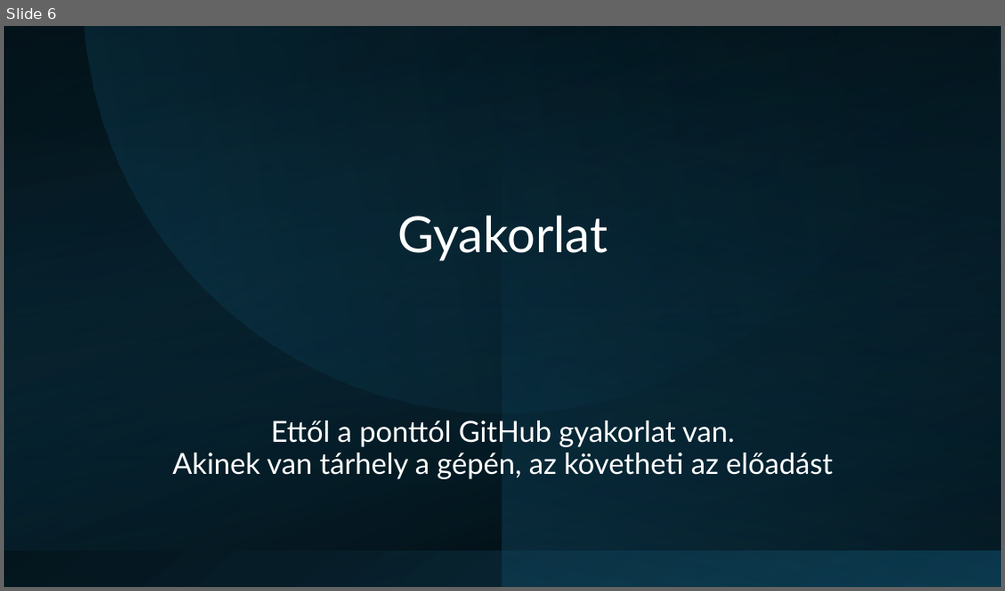
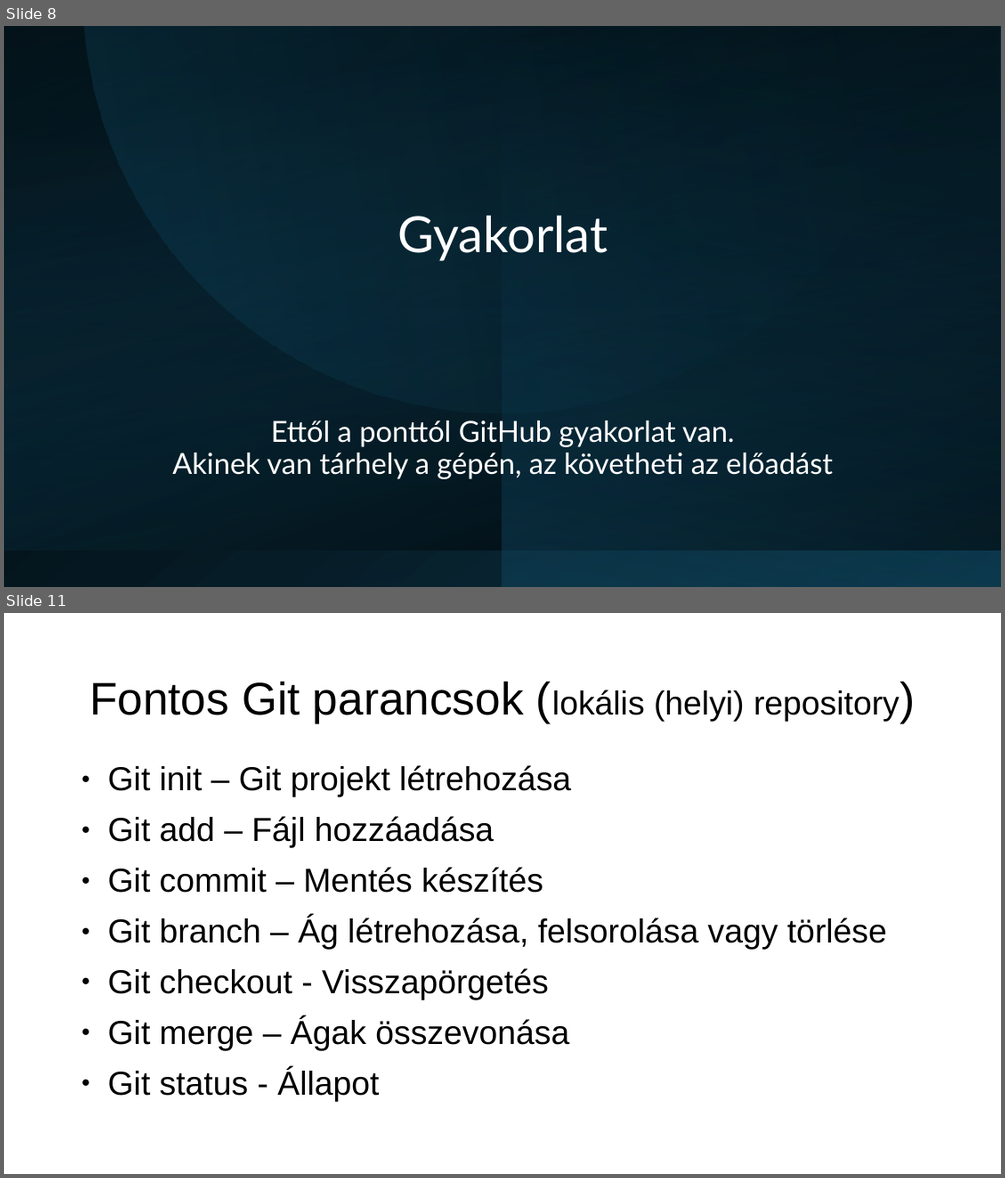
Before and after one commit to Maho-Yoshino/School_Notes, a slide deck: 2025-2026/IKT/github/Github.pptx. Shown one above the other, each under a label of ours: slide 6 before the commit, slides 8 and 11 after it; the slides between them are not shown. The pictures are 1005x591 and 1005x1178 pixels, drawn with LibreOffice and Linux fonts; fonts in the diff are those of the drawing. Boxes give left, top, right and bottom in pixels: in the first picture for what was removed or moved away, otherwise in the second. Text is boxed around its words. In the diff, an @@ line names an element or a change of style, - is before the commit and + after.

```diff
--- a/2025-2026/IKT/github/Github.pptx
+++ b/2025-2026/IKT/github/Github.pptx
@@ slide 11 added at (4, 613, 1001, 1174), background #FFFFFF @@
@@ title added at (89, 681, 899, 723), 32 pt, text #000000 @@
+Fontos Git parancsok (lokális (helyi) repository)
@@ text added at (108, 765, 887, 1101), 32 pt, text #000000 @@
+● Git init – Git projekt létrehozása
+● Git add – Fájl hozzáadása
+● Git commit – Mentés készítés
+● Git branch – Ág létrehozása, felsorolása vagy törlése
+● Git checkout - Visszapörgetés
+● Git merge – Ágak összevonása
+● Git status - Állapot
@@ what was slide 6 is now slide 8 @@
```
Also in this commit, not shown: 7 other slides changed, 4 other slides added, 2 slides removed, 1 other file.
